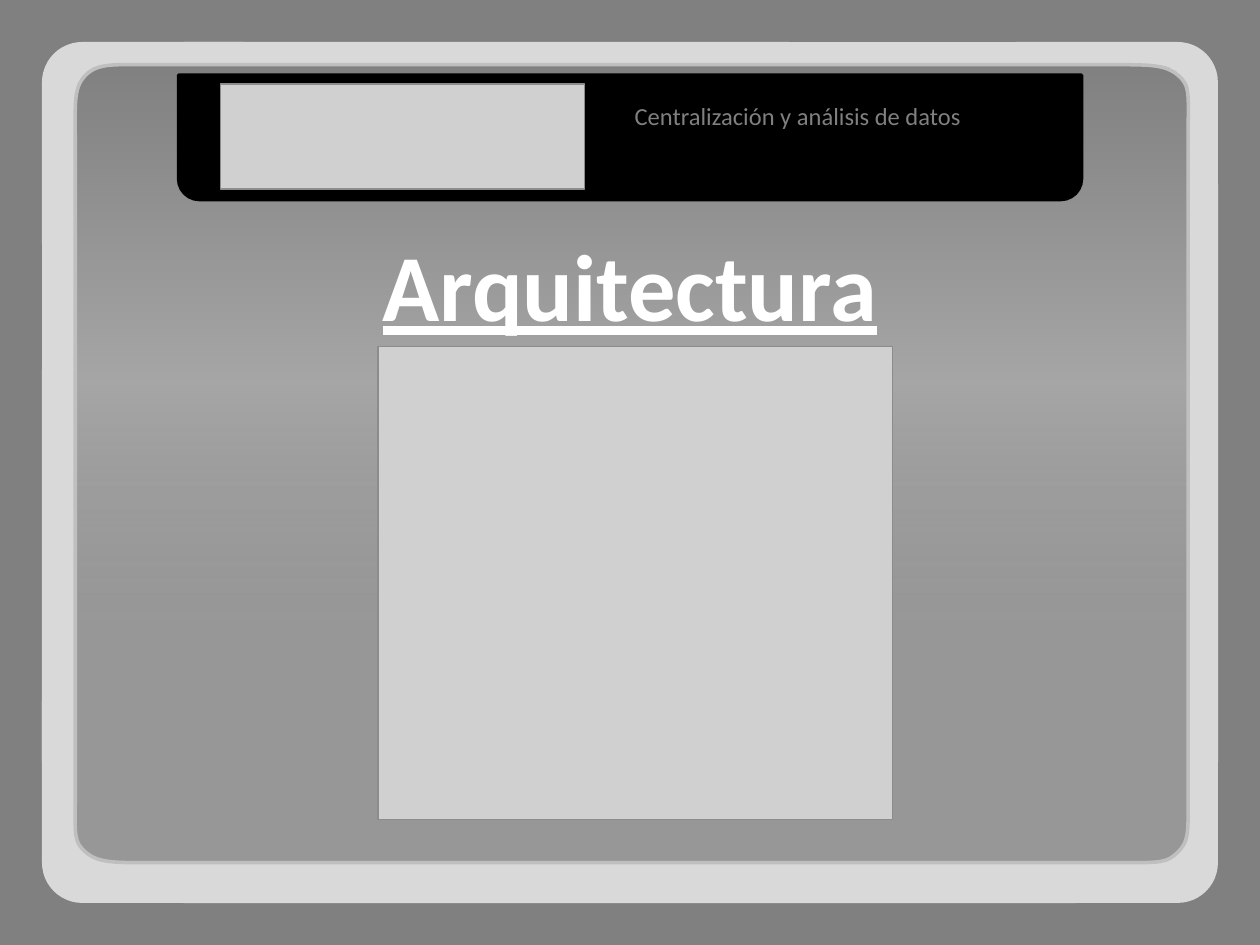
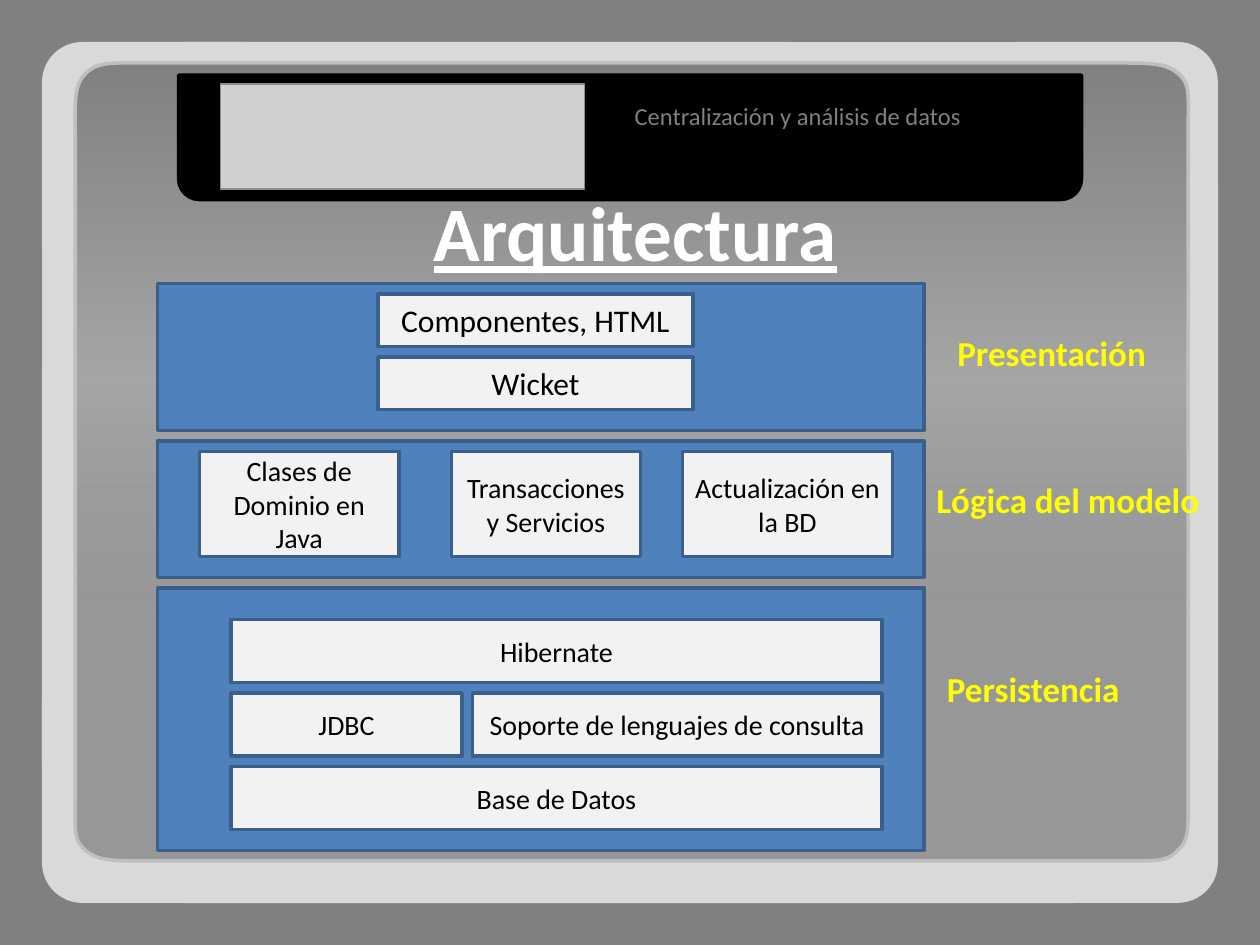
Before and after one commit to adrianachelotti/tallerdesarrollo1ero2011, a slide deck: slide 3 of Presentacion/Tecnica/Presentacion Tecnica.pptx. Drawn at 1260x945 pixels with LibreOffice and Linux fonts; fonts in the diff are those of the drawing; grey boxes stand for pictures. Boxes give left, top, right and bottom in pixels: in the first picture for what was removed or moved away, otherwise in the second. Text is boxed around its words. In the diff, an @@ line names an element or a change of style, - is before the commit and + after.

```diff
--- a/Presentacion/Tecnica/Presentacion Tecnica.pptx
+++ b/Presentacion/Tecnica/Presentacion Tecnica.pptx
@@ freeform shape at [73, 62, 1189, 862]: outline redrawn @@
@@ text "Arquitectura": place and size @@
-text "Arquitectura" at [383, 255, 877, 336]
+text "Arquitectura" at [434, 198, 837, 273]
@@ text "Arquitectura" at [434, 198, 837, 273]: size 54 to 44 pt @@
@@ rectangle added at [158, 284, 924, 431], fill #4F81BD, outline #3A5F8C 2 pt @@
@@ rectangle added at [378, 294, 693, 346], fill #F2F2F2, outline #3A5F8C 2 pt, 18 pt, text #000000 @@
+Componentes, HTML
@@ picture removed at [378, 346, 892, 819] @@
@@ rectangle added at [378, 357, 693, 410], fill #F2F2F2, outline #3A5F8C 2 pt, 18 pt, text #000000 @@
+Wicket
@@ text added at [957, 341, 1145, 366], 20 pt, text #FFFF00, bold @@
+Presentación
@@ rectangle added at [158, 441, 924, 577], fill #4F81BD, outline #3A5F8C 2 pt @@
@@ rectangle added at [199, 451, 398, 556], fill #F2F2F2, outline #3A5F8C 2 pt, 16 pt, text #000000 @@
+Clases de Dominio en Java
@@ rectangle added at [451, 451, 640, 556], fill #F2F2F2, outline #3A5F8C 2 pt, 16 pt, text #000000 @@
+Transacciones y Servicios
@@ rectangle added at [683, 451, 893, 556], fill #F2F2F2, outline #3A5F8C 2 pt, 16 pt, text #000000 @@
+Actualización en la BD
@@ text added at [936, 484, 1199, 522], 20 pt, text #FFFF00, bold @@
+Lógica del modelo
@@ rectangle added at [158, 588, 924, 850], fill #4F81BD, outline #3A5F8C 2 pt @@
@@ rectangle added at [231, 620, 882, 683], fill #F2F2F2, outline #3A5F8C 2 pt, 16 pt, text #000000 @@
+Hibernate
@@ text added at [947, 677, 1120, 702], 20 pt, text #FFFF00, bold @@
+Persistencia
@@ rectangle added at [231, 693, 461, 756], fill #F2F2F2, outline #3A5F8C 2 pt, 16 pt, text #000000 @@
+JDBC
@@ rectangle added at [472, 693, 882, 756], fill #F2F2F2, outline #3A5F8C 2 pt, 16 pt, text #000000 @@
+Soporte de lenguajes de consulta
@@ rectangle added at [231, 766, 882, 829], fill #F2F2F2, outline #3A5F8C 2 pt, 16 pt, text #000000 @@
+Base de Datos
```
Also in this commit, not shown: 1 other slide changed.
